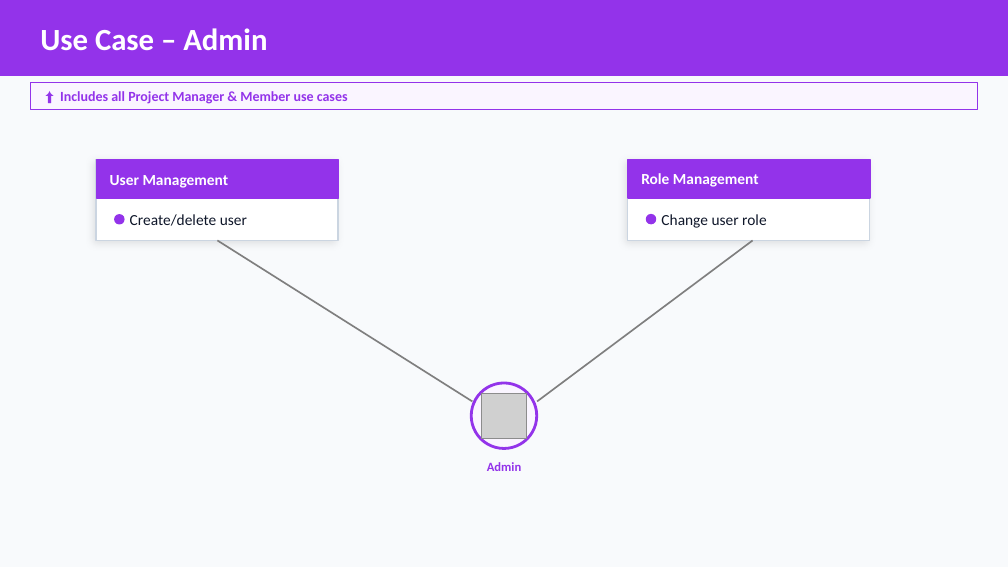
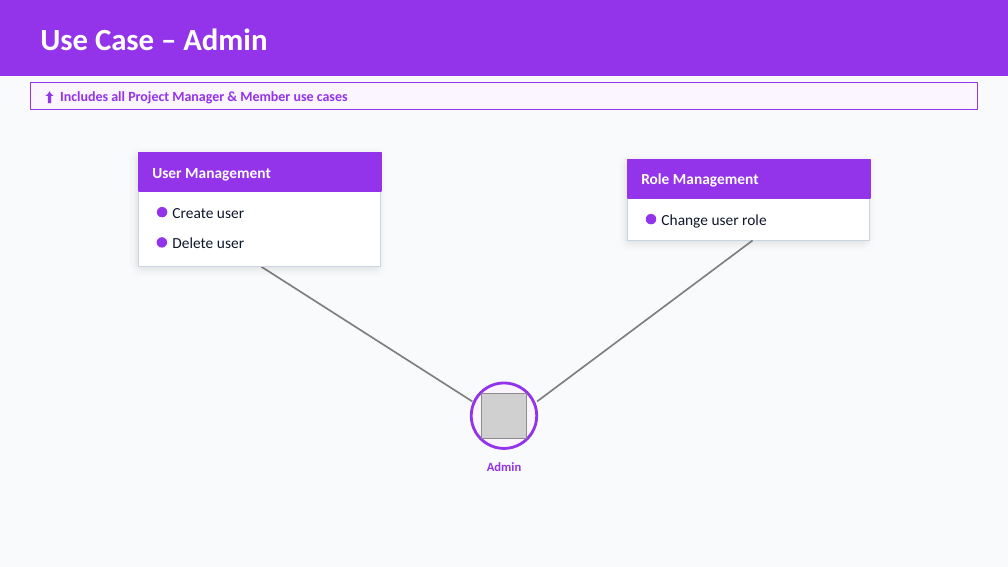
Before and after one commit to Avojvoda01/Mini-Jira---Web-Services-Project, a slide deck: slide 6 of docs/Mini_Jira_UseCases_EN.pptx. Drawn at 1008x567 pixels with LibreOffice and Linux fonts; fonts in the diff are those of the drawing; grey boxes stand for pictures. Boxes give left, top, right and bottom in pixels: in the first picture for what was removed or moved away, otherwise in the second. Text is boxed around its words. In the diff, an @@ line names an element or a change of style, - is before the commit and + after.

```diff
--- a/docs/Mini_Jira_UseCases_EN.pptx
+++ b/docs/Mini_Jira_UseCases_EN.pptx
@@ rectangle moved from (x1=97, y1=160, x2=339, y2=199) to (x1=139, y1=152, x2=381, y2=191) @@
@@ rectangle resized from (x1=96, y1=160, x2=338, y2=241) to (x1=139, y1=152, x2=381, y2=266) @@
@@ text "User Management" moved from (x1=110, y1=175, x2=229, y2=188) to (x1=152, y1=168, x2=271, y2=181) @@
@@ ellipse moved from (x1=115, y1=215, x2=124, y2=224) to (x1=157, y1=208, x2=166, y2=217) @@
@@ text at (x1=172, y1=208, x2=244, y2=218): text changed @@
-Create/delete user
+Create user
@@ ellipse added at (x1=157, y1=238, x2=166, y2=247), fill #9333EA, outline #9333EA 1 pt @@
@@ text added at (x1=172, y1=237, x2=244, y2=248), 11 pt, text #0F172A @@
+Delete user
@@ line moved from (218, 241) - (473, 401) to (261, 267) - (473, 401) @@
```
Also in this commit, not shown: 1 slide removed.
